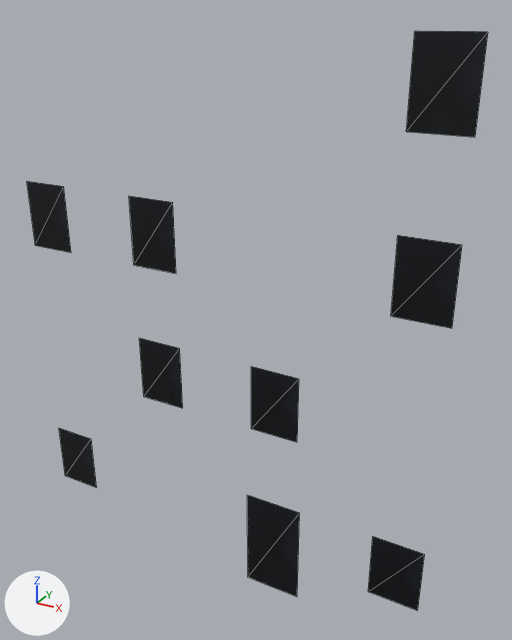
Two versions of the OBJ model resources/blender/zombie_street/Street_BlockL2_Glass.obj, one commit apart.
The view is the same before and after, from a camera (50 mm lens) standing at (7.09, -10.89, 11.75) and looking at (0.67, 0.79, 5.91). Lighting does not change. The marker at lower left points along +X, +Y and +Z. The first picture is the older version. Mesh edges are drawn as thin lines. Where no turn or scale is listed for an object, it has been applied to the vertices.

Script lines for the objects in view, before the commit:
```python
me_street_blockl2_glass = bpy.data.meshes.new('Street_BlockL2_Glass')
me_street_blockl2_glass.from_pydata(...)  # 36 vertices, 18 faces; spans x -4.74..4.74, y 0.22..0.23, z -0.4..11.45
me_street_blockl2_glass.materials.append(mat_windowglass)  # picture img_windowglassdark_png
ob_street_blockl2_glass = bpy.data.objects.new('Street_BlockL2_Glass', me_street_blockl2_glass)
ob_street_blockl2_glass.location = (0.0, 0.0, 0.0)
```
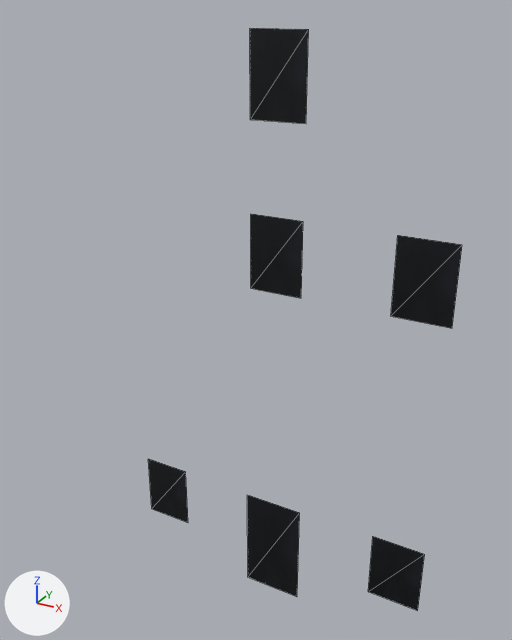
Boxes (x1, y1, x2, y2) around the edits, measured in the pictures (512 x 640 px; the box of a moved part takes in the faces that stretch with it):
'Street_BlockL2_Glass', reshaped (32% narrower)
    before: (27, 31, 488, 611)
    after: (148, 28, 462, 611)
part 1 of me_street_blockl2_glass, moved or reshaped
    before: (59, 428, 97, 488)
    after: (148, 459, 188, 523)
part 2 of me_street_blockl2_glass, moved or reshaped
    before: (129, 196, 176, 273)
    after: (251, 214, 303, 298)
part 3 of me_street_blockl2_glass, moved or reshaped
    before: (406, 31, 488, 137)
    after: (250, 28, 309, 124)
part 4 of me_street_blockl2_glass, deleted
    before: (27, 181, 71, 253)
part 5 of me_street_blockl2_glass, deleted
    before: (139, 338, 183, 408)
part 6 of me_street_blockl2_glass, deleted
    before: (251, 366, 299, 442)

The change, as a diff of the scene's bpy script:
```diff
--- a/resources/blender/zombie_street/Street_BlockL2_Glass.obj.py
+++ b/resources/blender/zombie_street/Street_BlockL2_Glass.obj.py
@@ me_street_blockl2_glass @@
 # used by ob_street_blockl2_glass; location = (0.0, 0.0, 0.0)
-me_street_blockl2_glass.from_pydata(...)  # 36 vertices, 18 faces; spans x -4.74..4.74, y 0.22..0.23, z -0.4..11.45
+me_street_blockl2_glass.from_pydata(...)  # 24 vertices, 12 faces; spans x -1.93..4.74, y 0.22..0.23, z -0.4..11.45
+# me_street_blockl2_glass part 1: the loose piece of 4 vertices spanning x -4.74..-3.66, y 0.23, z 0.53..2.0 is moved by (2.8, 0.0, 0.0)
+# me_street_blockl2_glass part 2: the loose piece of 4 vertices spanning x -1.93..-0.87, y 0.23, z 6.83..8.3 is moved by (2.8, 0.0, 0.0)
+# me_street_blockl2_glass part 3: the loose piece of 4 vertices spanning x 3.66..4.74, y 0.23, z 9.98..11.45 is moved by (-2.8, 0.0, 0.0)
+# me_street_blockl2_glass part 4: the loose piece of 4 vertices spanning x -4.74..-3.66, y 0.23, z 6.83..8.3 is deleted
+# me_street_blockl2_glass part 5: the loose piece of 4 vertices spanning x -1.93..-0.87, y 0.23, z 3.68..5.15 is deleted
+# me_street_blockl2_glass part 6: the loose piece of 4 vertices spanning x 0.87..1.93, y 0.23, z 3.68..5.15 is deleted
 me_street_blockl2_glass.materials.append(mat_windowglass)
```
